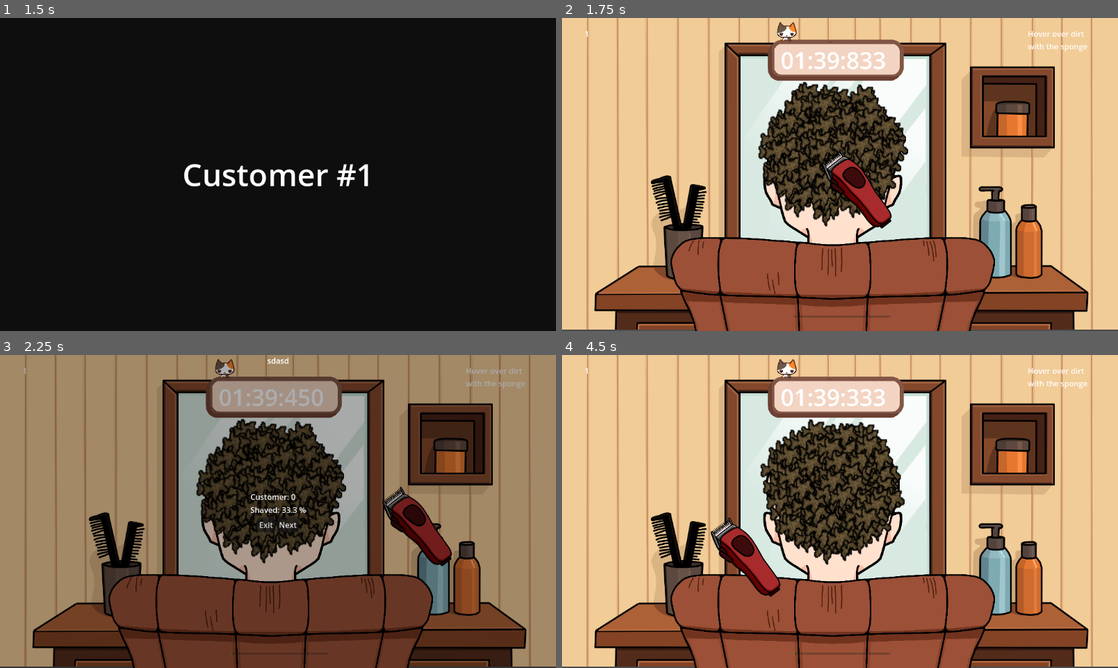
Above: before the commit, frames 1-4 (two rows, left to right).
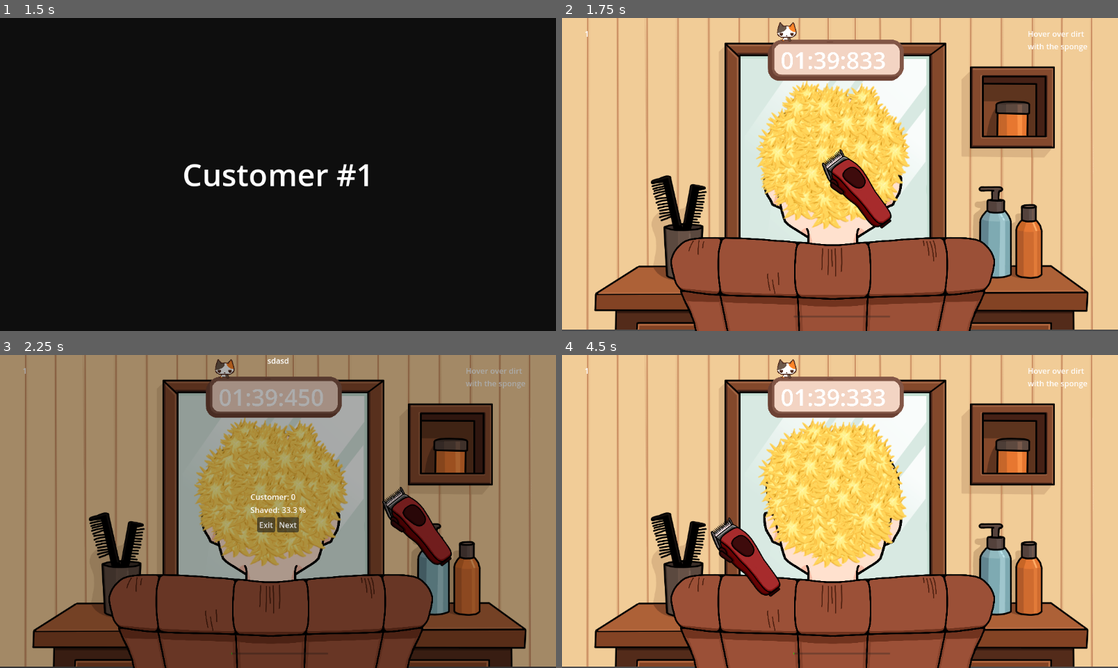
Above: after the commit, the same moments.

Repository: Warreign/fortune-favors-the-bold
Game: Godot game, scene res://MainMenu/MainMenu.tscn
Same seed, same stepped clock (60 frames per second), same inputs: the game is played once before the commit and once after it.
Inputs (mouse positions are in pixels of both pictures, inside the frame that each line leads up to):
- Up to frame 1 (1.5 s): click "Start" at 0.5 s; click "Start" at 1.25 s
- Up to frame 2 (1.75 s): no input
- Up to frame 3 (2.25 s): tap Enter at 2 s; move the mouse to (400, 495) at 2.02 s; tap G (_end_level) at 2.1 s
- Up to frame 4 (4.5 s): click "Next" at 2.75 s; click "Next" at 3.5 s; click (851, 524) at 4.25 s; move the mouse to (728, 527) at 4.27 s; click (728, 527) at 4.35 s

Frame 1 is identical in both runs. In frame 2, 8.5% of the frame differs, in the area x 34-63%, y 20-68%; in frame 3, 9.4%; in frame 4, 9.4%.

Commit message:
hair test

Diff:
--- a/Prefabs/Hair.tscn
+++ b/Prefabs/Hair.tscn
@@ -1,7 +1,14 @@
-[gd_scene load_steps=4 format=3 uid="uid://dr7seaticcntf"]
+[gd_scene load_steps=11 format=3 uid="uid://dr7seaticcntf"]
 
 [ext_resource type="Script" uid="uid://dmqodulj3qb0c" path="res://Scripts/hair.gd" id="1_8aga3"]
 [ext_resource type="Texture2D" uid="uid://burkwx8jakqif" path="res://Sprites/WashGame/Trash.png" id="2_qsw7p"]
+[ext_resource type="Texture2D" uid="uid://bqfoyabjx0yv4" path="res://Sprites/WashGame/hairD.png" id="3_jq75a"]
+[ext_resource type="Texture2D" uid="uid://bmwbt05effwua" path="res://Sprites/WashGame/hairDbezKonturu.png" id="4_2qbfe"]
+[ext_resource type="Texture2D" uid="uid://dvknodglw8s62" path="res://Sprites/WashGame/mimon.png" id="4_3wf83"]
+[ext_resource type="Texture2D" uid="uid://d3v3v23p1yy2m" path="res://Sprites/WashGame/hairDzKonturom.png" id="5_3wf83"]
+[ext_resource type="Texture2D" uid="uid://mlcvcnmrf2sn" path="res://Sprites/WashGame/hairDkounturZhmot.png" id="7_3wf83"]
+[ext_resource type="Texture2D" uid="uid://hq0p7x1qemfw" path="res://Sprites/WashGame/hairDkonturBetterZhmot.png" id="8_icvvn"]
+[ext_resource type="Texture2D" uid="uid://d1xtfu567k1ju" path="res://Sprites/WashGame/hairDlight.png" id="9_xcxau"]
 
 [sub_resource type="RectangleShape2D" id="RectangleShape2D_wpepe"]
 size = Vector2(55, 54)
@@ -20,9 +27,51 @@
 position = Vector2(0.4860382, 1.4296265)
 shape = SubResource("RectangleShape2D_wpepe")
 
-[node name="Trash" type="Sprite2D" parent="."]
+[node name="Hair" type="Sprite2D" parent="."]
+visible = false
 position = Vector2(-1.0139599, 1.4296265)
 scale = Vector2(2.07304, 2.32812)
 texture = ExtResource("2_qsw7p")
 
+[node name="Hair2" type="Sprite2D" parent="."]
+visible = false
+position = Vector2(1.9073486e-06, 4)
+scale = Vector2(0.065, 0.073)
+texture = ExtResource("3_jq75a")
+
+[node name="Hair5" type="Sprite2D" parent="."]
+visible = false
+position = Vector2(1.9073486e-06, 4)
+scale = Vector2(0.016, 0.018)
+texture = ExtResource("4_3wf83")
+
+[node name="Hair3" type="Sprite2D" parent="."]
+visible = false
+position = Vector2(1.9073486e-06, 4)
+scale = Vector2(0.96, 1.078)
+texture = ExtResource("4_2qbfe")
+
+[node name="Hair4" type="Sprite2D" parent="."]
+visible = false
+position = Vector2(1.9073486e-06, 4)
+scale = Vector2(0.96, 1.078)
+texture = ExtResource("5_3wf83")
+
+[node name="Hair6" type="Sprite2D" parent="."]
+visible = false
+position = Vector2(1.9073486e-06, 2)
+scale = Vector2(0.96, 1.078)
+texture = ExtResource("7_3wf83")
+
+[node name="Hair7" type="Sprite2D" parent="."]
+visible = false
+position = Vector2(0.49999058, 2)
+scale = Vector2(1.1, 1.078)
+texture = ExtResource("8_icvvn")
+
+[node name="Hair8" type="Sprite2D" parent="."]
+position = Vector2(0.49999058, 2)
+scale = Vector2(1.1, 1.078)
+texture = ExtResource("9_xcxau")
+
 [connection signal="body_entered" from="." to="." method="_on_body_entered"]
Binary file added: Sprites/WashGame/hairD.png
Not shown, added: Sprites/WashGame/hairD.png.import
Binary file added: Sprites/WashGame/hairDbezKonturu.png
Not shown, added: Sprites/WashGame/hairDbezKonturu.png.import
Binary file added: Sprites/WashGame/hairDkonturBetterZhmot.png
Not shown, added: Sprites/WashGame/hairDkonturBetterZhmot.png.import
Binary file added: Sprites/WashGame/hairDkonturBigZhmot.png
Not shown, added: Sprites/WashGame/hairDkonturBigZhmot.png.import
Binary file added: Sprites/WashGame/hairDkounturZhmot.png
Not shown, added: Sprites/WashGame/hairDkounturZhmot.png.import
Binary file added: Sprites/WashGame/hairDlight.png
Not shown, added: Sprites/WashGame/hairDlight.png.import
(and 4 more such lines)
